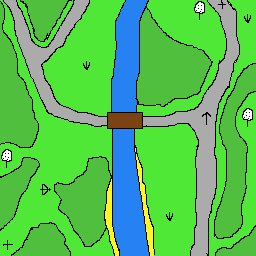
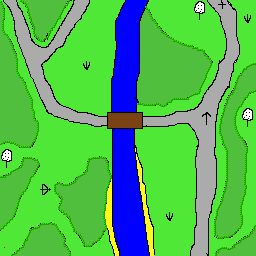
The second 256 × 256 image is a revision of the first. Changes to its layers:
painted on "река" over left=4, top=0, right=149, bottom=256
added layer "новый лес1" above "новый лес" over left=0, top=0, right=255, bottom=255
added layer "новый лес" above "лес" over left=0, top=0, right=256, bottom=256
painted on "трава" over left=3, top=240, right=13, bottom=250
painted on "Фон" over left=0, top=1, right=13, bottom=250
